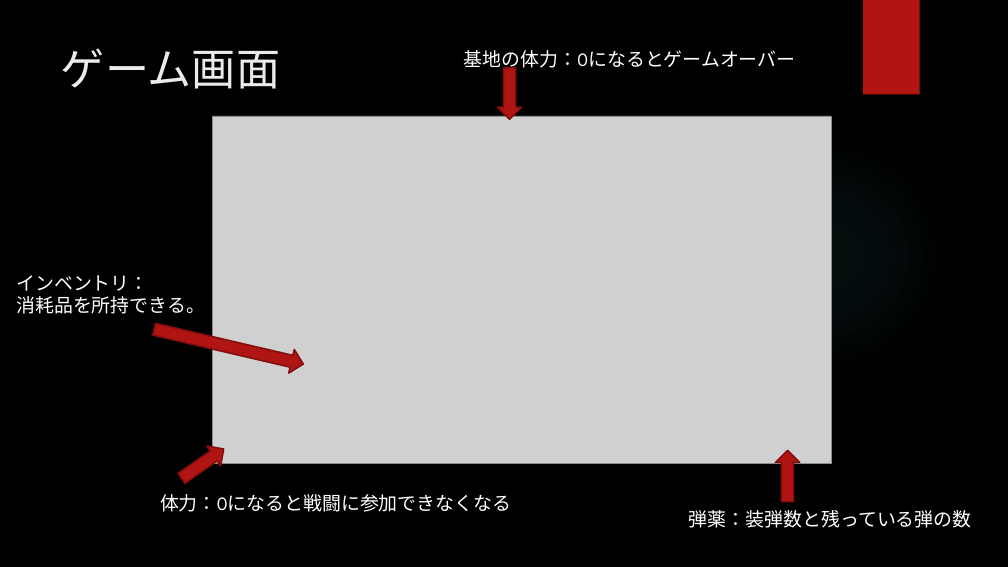
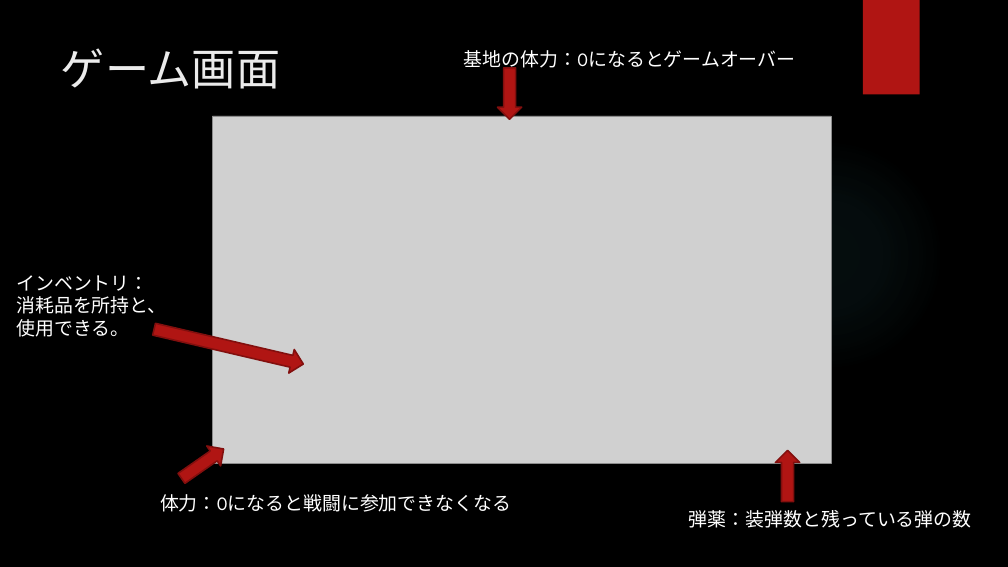
Before and after one commit to Aiko-Dornan/UE_TowerDeffense_Solo, a slide deck: slide 5 of ゲーム制作企画書.pptx. Drawn at 1008x567 pixels with LibreOffice and Linux fonts; fonts in the diff are those of the drawing; grey boxes stand for pictures; background and template pictures are left out. Boxes give left, top, right and bottom in pixels: in the first picture for what was removed or moved away, otherwise in the second. Text is boxed around its words. In the diff, an @@ line names an element or a change of style, - is before the commit and + after.

```diff
--- a/ゲーム制作企画書.pptx
+++ b/ゲーム制作企画書.pptx
@@ text at bbox=[16, 296, 166, 337]: text changed @@
-消耗品を所持できる。
+消耗品を所持と、
+使用できる。
```
Also in this commit, not shown: 1 slide added, 1 slide removed.
